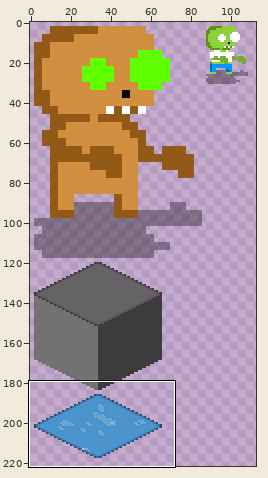
Sprite sheet: content/spritesheet_01.png. Above, an overview of the earlier version with the close-up marked.
Close-up. Old version:
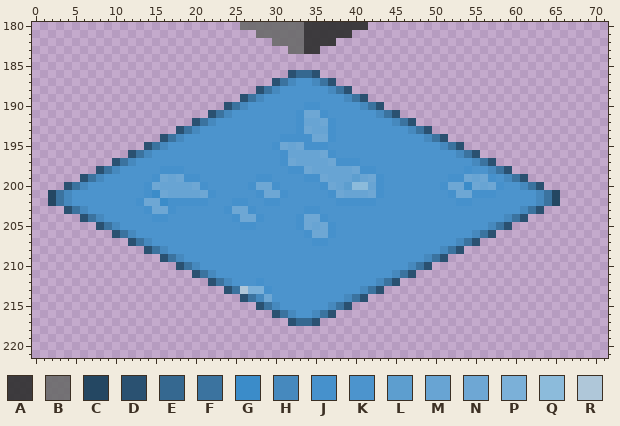
The file is 128x256 pixels. Colours within 5 levels of each other are drawn and written as one. Shown: x 0..71, y 180..221. The wide view leaves out empty margins.
Palette (. is transparent): A #303030e8  B #6c6c6ce8  C #244762  D #2a5171  E #356890  F #3b739f  G #3b8cc9  H #4689be  J #4691cc  K #4c94cd  L #5d9ecf  M #68a4d3  N #6ea7d4  P #7bb0d8  Q #8cbbdb  R #afc7d9
The result:
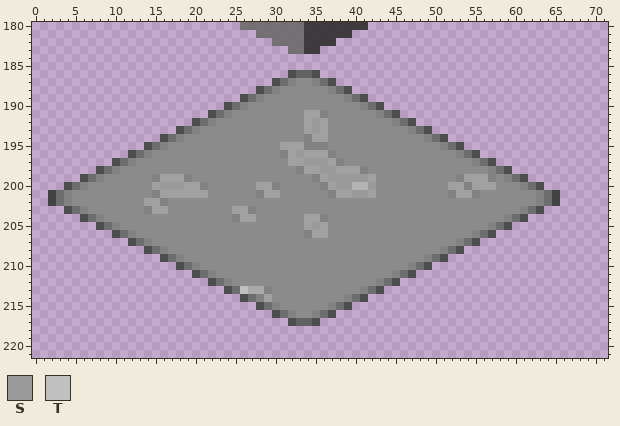
Colours new in this view: S #9a9a9a  T #c0c0c0
Diff:
@@ palette @@
-C #244762
+C #434343
-D #2a5171
+D #4d4d4d
-E #356890
+E #626262
-F #3b739f
+F #6d6d6d
-H #4689be
+H #828282
-K #4c94cd
+K #8c8c8c
-N #6ea7d4
+N #a1a1a1
-P #7bb0d8
+P #a9a9a9
-Q #8cbbdb
+Q #b3b3b3
@@ x 11..60 @@
 189 ...............DFHKKKKKKKKKKHFD...................
-190 .............DFHKKKKKKKJJKKKKKHFD.................
-191 ...........DFHKKKKKKKKJNNJKKKKKKHFD...............
-192 .........DFHKKKKKKKKKKJMMNJKKKKKKKHFD.............
-193 .......DFHKKKKKKKKKKKKJNMMJKKKKKKKKKHFD...........
-194 .....DFHKKKKKKKKKKKKJJJJNNJKKKKKKKKKKKHFD.........
-195 ...DFHKKKKKKKKKKKKKJNMNJJJKKKKKKKKKKKKKKHFD.......
-196 .DFHKKKKKKKKKKKKKKKKJMMMMNJKKKKKKKKKKKKKKKHFD.....
-197 FHKKKKKKKKKKKKKKKKKKJNMMMMNJJJKKKKKKKKKKKKKKHFD...
-198 KKKKKJJJKKKKKKKKKKKKKJJNMMMMMNJJKKKKKKKKKKKJKKHFD.
-199 KKKKJNMNJJKKKKKKKJJKKKKJJNMMMLMNJKKKKKKKKJJNMNJKHF
-200 KKKJNMMMMNJKKKKKJNNJKKKKKJNMLQQMJKKKKKKKJNNGNMNJKK
-201 KKKJGNMMMMNJKKKKKJNNJKKKKKJNMMMNJKKKKKKKKJNNJJJKKK
-202 KKJNNGJJJJJKKKJJKKJJKKKKKKKJJJJJKKKKKKKKKKJJKKKKKK
-203 KKKJNNJKKKKKKJNNJKKKKKKJJKKKKKKKKKKKKKKKKKKKKKKKKK
-204 KKKKJJKKKKKKKKJNNJKKKKJNNJKKKKKKKKKKKKKKKKKKKKKKHF
-205 KKKKKKKKKKKKKKKJJKKKKKJNMNJKKKKKKKKKKKKKKKKKKKHFD.
-206 FHKKKKKKKKKKKKKKKKKKKKKJNNJKKKKKKKKKKKKKKKKKHFD...
-207 .DFHKKKKKKKKKKKKKKKKKKKKJJKKKKKKKKKKKKKKKKHFD.....
+190 .............DFHKKKKKKKKKKKKKKHFD.................
+191 ...........DFHKKKKKKKKKNNHKKKKKKHFD...............
+192 .........DFHKKKKKKKKKKKNSNKKKKKKKKHFD.............
+193 .......DFHKKKKKKKKKKKKKNSNKKKKKKKKKKHFD...........
+194 .....DFHKKKKKKKKKKKKKKKHNNKKKKKKKKKKKKHFD.........
+195 ...DFHKKKKKKKKKKKKKKNNNHHHKKKKKKKKKKKKKKHFD.......
+196 .DFHKKKKKKKKKKKKKKKKHNSNNNHKKKKKKKKKKKKKKKHFD.....
+197 FHKKKKKKKKKKKKKKKKKKKNNSSSNHKKKKKKKKKKKKKKKKHFD...
+198 KKKKKKKKKKKKKKKKKKKKKKHNNSSNNNHKKKKKKKKKKKKKKKHFD.
+199 KKKKHNNNHKKKKKKKKKKKKKKKHNSSSSSNKKKKKKKKKKHNNNHKHF
+200 KKKKNSSSNNHKKKKKKNNHKKKKKHNSSQQSKKKKKKKKKNNHNNNKKK
+201 KKKKHNNNNNNKKKKKKHNNKKKKKKHNNSSNKKKKKKKKKHNNHKKKKK
+202 KKKNNHKKKKKKKKKKKKKKKKKKKKKKKKKKKKKKKKKKKKKKKKKKKK
+203 KKKHNNKKKKKKKKNNHKKKKKKKKKKKKKKKKKKKKKKKKKKKKKKKKK
+204 KKKKKKKKKKKKKKHNNKKKKKKNNHKKKKKKKKKKKKKKKKKKKKKKHF
+205 KKKKKKKKKKKKKKKKKKKKKKKNSNKKKKKKKKKKKKKKKKKKKKHFD.
+206 FHKKKKKKKKKKKKKKKKKKKKKHNNKKKKKKKKKKKKKKKKKKHFD...
+207 .DFHKKKKKKKKKKKKKKKKKKKKKKKKKKKKKKKKKKKKKKHFD.....
 208 ...DFHKKKKKKKKKKKKKKKKKKKKKKKKKKKKKKKKKKHFD.......
@@ x 24..31 @@
 211 KKKKKKKK
-212 HKKKJKKK
-213 DFRPPJKK
+212 HKKKKKKK
+213 DFTPPHKK
 214 ..DFHNKK
Changed places in both close-ups, as pixel boxes (x1, y1, x2, y2):
changed: (48, 70, 560, 326)
